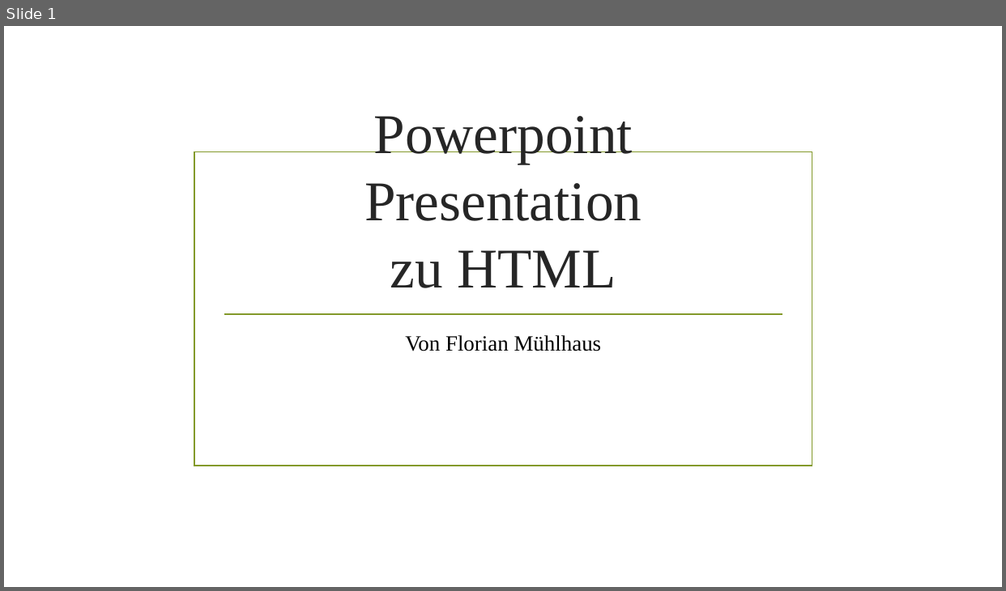
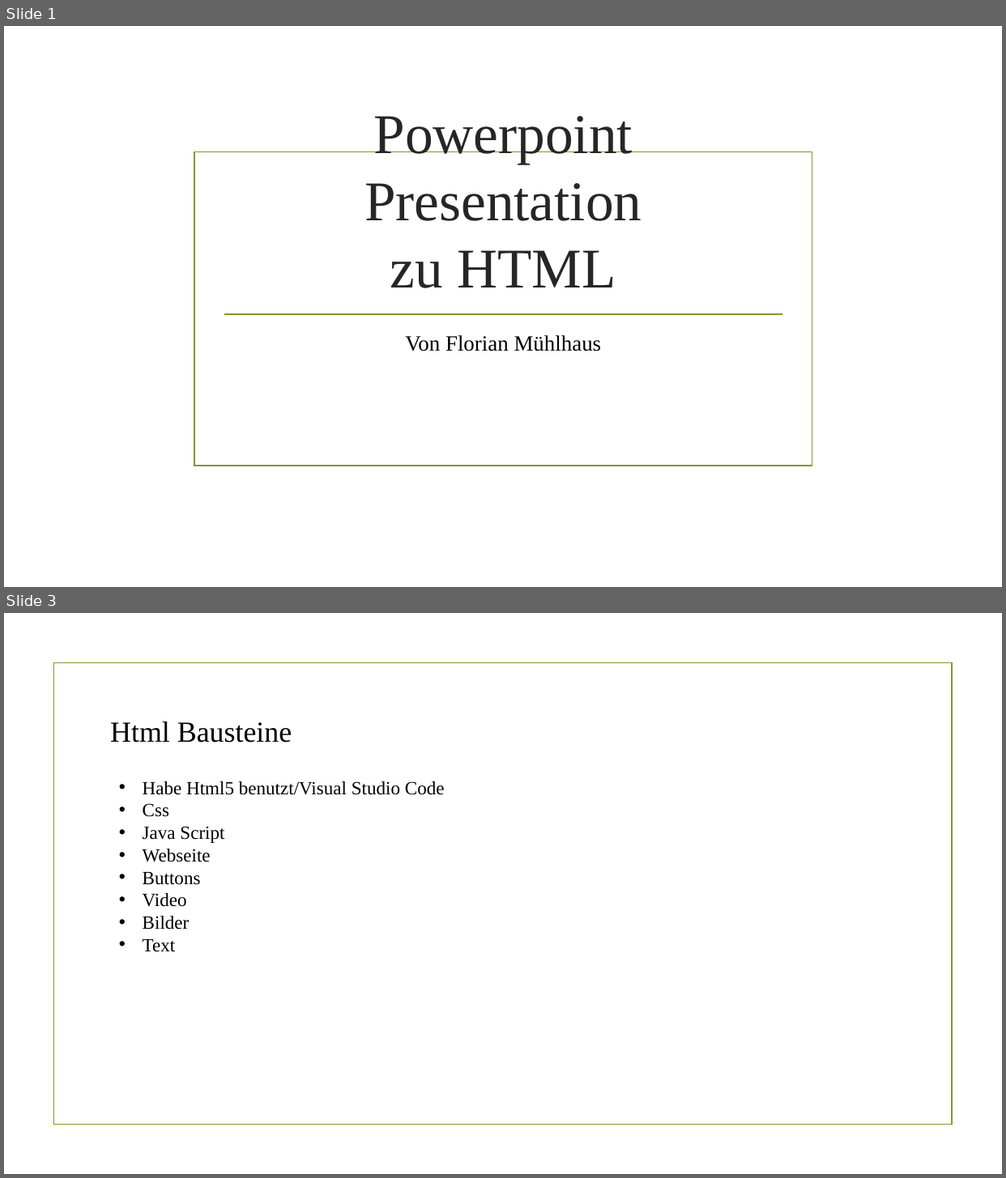
Before and after one commit to muhlhausfloriangmailcom/Div, a slide deck: html/Webseite/Html Präsentation.pptx. Shown one above the other, each under a label of ours: slide 1 before the commit, slides 1 and 3 after it; the slides between them are not shown. The pictures are 1006x591 and 1006x1178 pixels, drawn with LibreOffice and Linux fonts; fonts in the diff are those of the drawing; background and template pictures are left out. Boxes give left, top, right and bottom in pixels: in the first picture for what was removed or moved away, otherwise in the second. Text is boxed around its words. In the diff, an @@ line names an element or a change of style, - is before the commit and + after.

```diff
--- a/html/Webseite/Html Präsentation.pptx
+++ b/html/Webseite/Html Präsentation.pptx
@@ slide 3 added at [4, 613, 1002, 1174], background picture (left out) @@
@@ rectangle added at [53, 663, 952, 1125], outline #83992A 1.25 pt @@
@@ text added at [110, 722, 292, 743], 28 pt, text #000000 @@
+Html Bausteine
@@ text added at [143, 781, 445, 952], 18 pt, text #000000 @@
+• Habe Html5 benutzt/Visual Studio Code
+• Css
+• Java Script
+• Webseite
+• Buttons
+• Video
+• Bilder
+• Text
```
Also in this commit, not shown: 3 other slides added, 3 slides removed, 1 other file.
